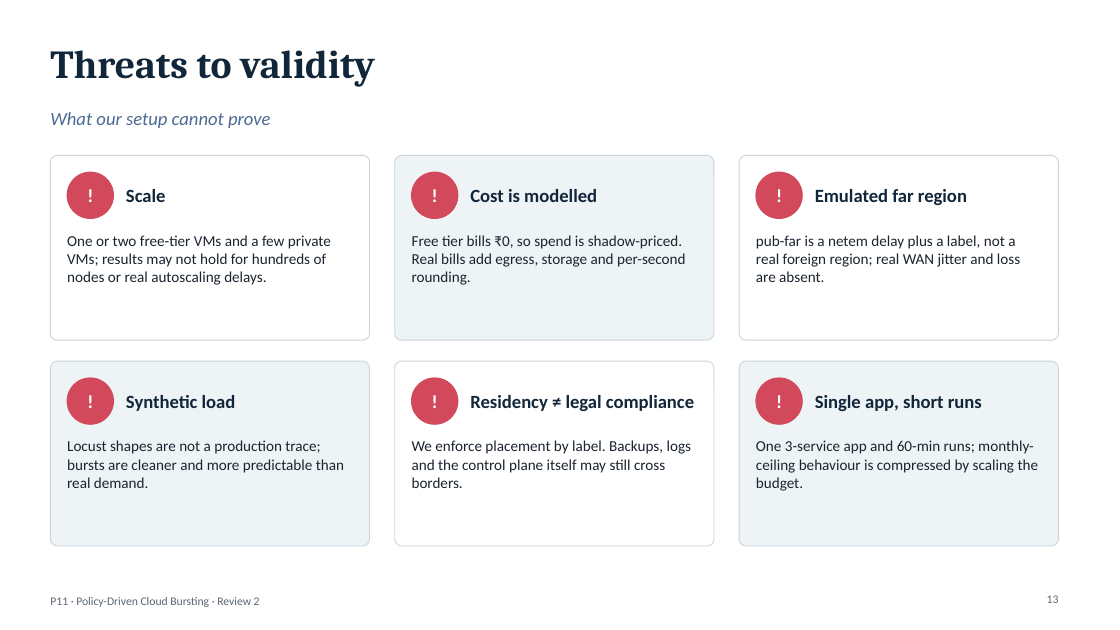
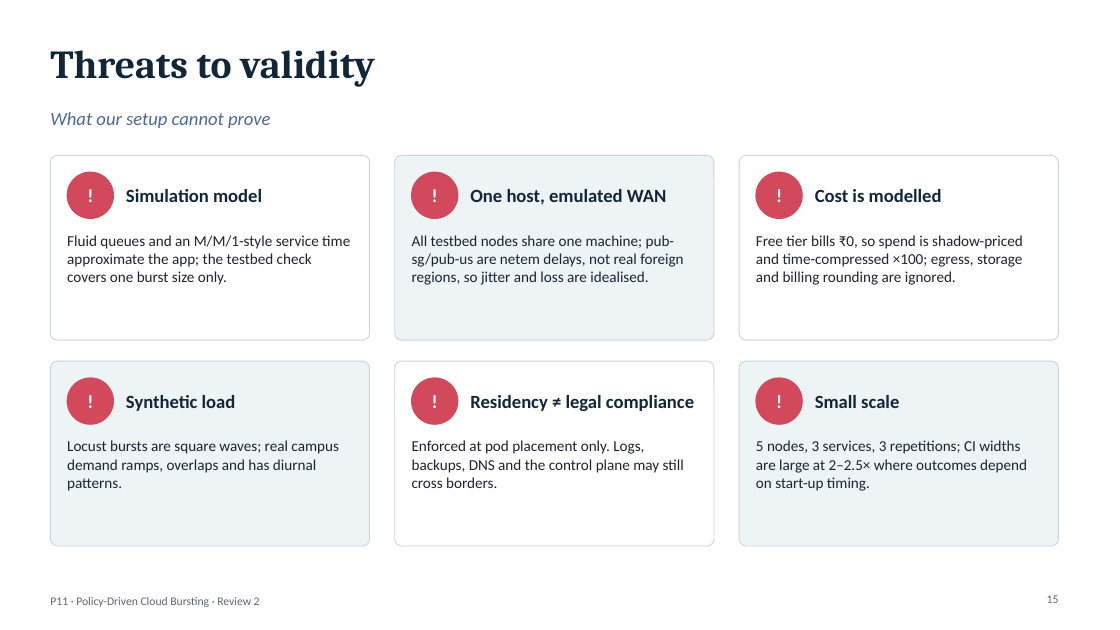
Before and after one commit to AviatorRoyal/cloud-burst, a slide deck: slide 15 of P11_Review2_Implementation_and_Results.pptx (slide 13 before the commit). Drawn at 1120x630 pixels with LibreOffice and Linux fonts; fonts in the diff are those of the drawing. Boxes give left, top, right and bottom in pixels: in the first picture for what was removed or moved away, otherwise in the second. Text is boxed around its words. In the diff, an @@ line names an element or a change of style, - is before the commit and + after.

Commit message:
Final decks for all three reviews and the research paper
- Review 1 and 2 rebuilt from measured testbed and simulation data
  (no placeholders); previous-review wording removed from Review 2
- Review 3 (final) deck
- Research paper (21 pages, .docx and .pdf) generated from the results

```diff
--- a/P11_Review2_Implementation_and_Results.pptx
+++ b/P11_Review2_Implementation_and_Results.pptx
@@ text at (x1=126, y1=189, x2=262, y2=202): text changed @@
-Scale
+Simulation model
@@ text at (x1=470, y1=189, x2=667, y2=205): text changed @@
-Cost is modelled
+One host, emulated WAN
@@ text at (x1=815, y1=189, x2=942, y2=202): text changed @@
-Emulated far region
+Cost is modelled
@@ text at (x1=67, y1=235, x2=350, y2=285): text changed @@
-One or two free-tier VMs and a few private VMs; results may not hold for hundreds of nodes or real autoscaling delays.
+Fluid queues and an M/M/1-style service time approximate the app; the testbed check covers one burst size only.
@@ text at (x1=412, y1=235, x2=683, y2=285): text changed @@
-Free tier bills ₹0, so spend is shadow-priced. Real bills add egress, storage and per-second rounding.
+All testbed nodes share one machine; pub-sg/pub-us are netem delays, not real foreign regions, so jitter and loss are idealised.
@@ text at (x1=756, y1=235, x2=1023, y2=285): text changed @@
-pub-far is a netem delay plus a label, not a real foreign region; real WAN jitter and loss are absent.
+Free tier bills ₹0, so spend is shadow-priced and time-compressed ×100; egress, storage and billing rounding are ignored.
@@ text at (x1=815, y1=395, x2=899, y2=408): text changed @@
-Single app, short runs
+Small scale
@@ text at (x1=67, y1=440, x2=338, y2=491): text changed @@
-Locust shapes are not a production trace; bursts are cleaner and more predictable than real demand.
+Locust bursts are square waves; real campus demand ramps, overlaps and has diurnal patterns.
@@ text at (x1=412, y1=440, x2=684, y2=488): text changed @@
-We enforce placement by label. Backups, logs and the control plane itself may still cross borders.
+Enforced at pod placement only. Logs, backups, DNS and the control plane may still cross borders.
@@ text at (x1=756, y1=440, x2=1027, y2=491): text changed @@
-One 3-service app and 60-min runs; monthly-ceiling behaviour is compressed by scaling the budget.
+5 nodes, 3 services, 3 repetitions; CI widths are large at 2–2.5× where outcomes depend on start-up timing.
@@ page number at (x1=1047, y1=595, x2=1059, y2=603): text changed @@
-13
+15
```
Also in this commit, not shown: 11 other slides changed, 3 slides added, 1 slide removed, 5 other files.
